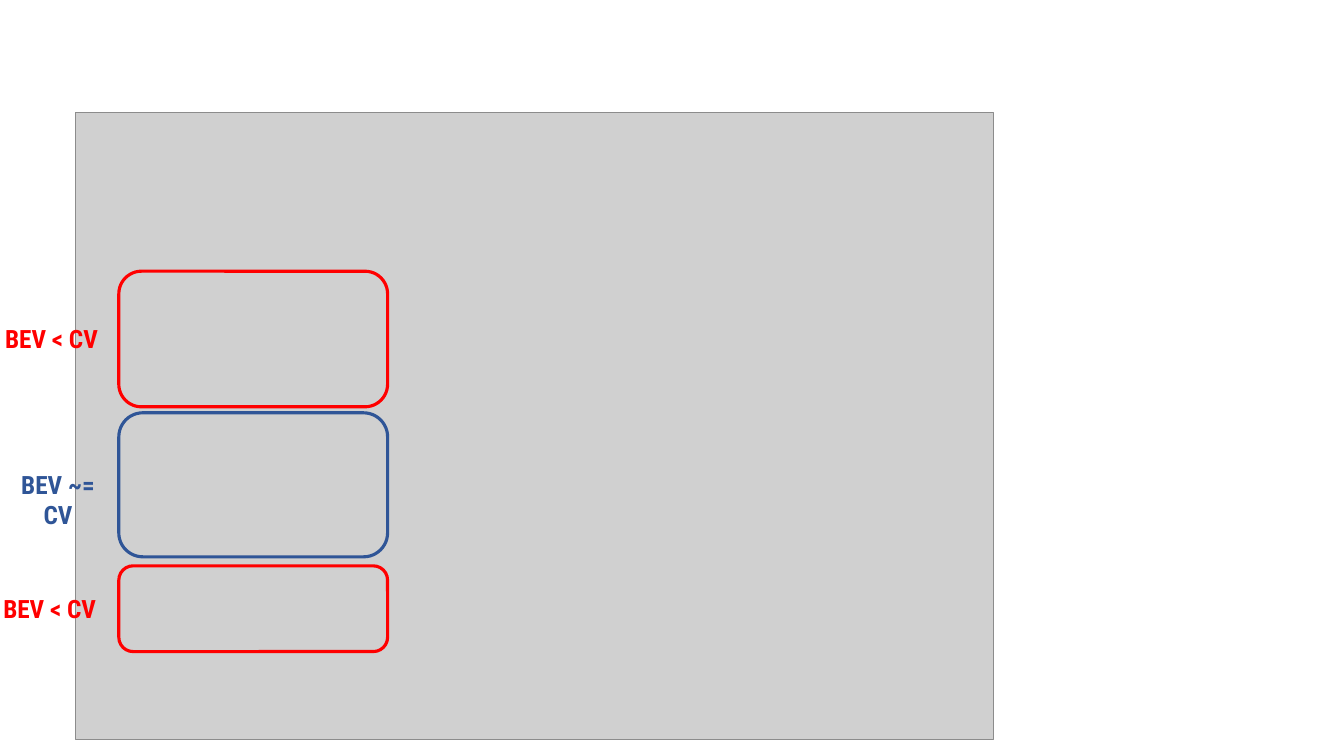
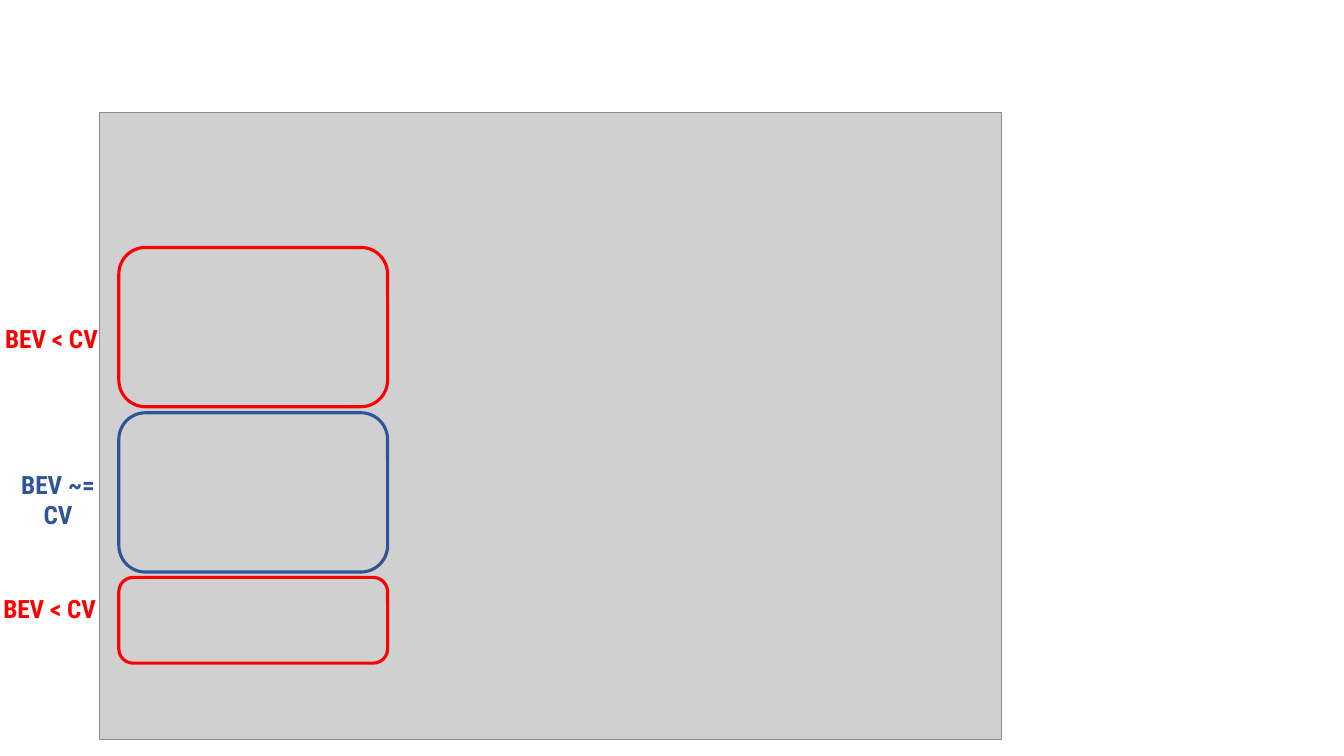
Before and after one commit to jhelvy/slides, a slide deck: slide 2 of 2023-isa-conf/images/figs.pptx. Drawn at 1344x756 pixels with LibreOffice and Linux fonts; fonts in the diff are those of the drawing; grey boxes stand for pictures. Boxes give left, top, right and bottom in pixels: in the first picture for what was removed or moved away, otherwise in the second. Text is boxed around its words. In the diff, an @@ line names an element or a change of style, - is before the commit and + after.

```diff
--- a/2023-isa-conf/images/figs.pptx
+++ b/2023-isa-conf/images/figs.pptx
@@ picture: place and size @@
-picture at [76, 112, 993, 739]
+picture at [100, 112, 1002, 739]
@@ rounded rectangle: place and size @@
-rounded rectangle at [119, 271, 388, 407]
+rounded rectangle at [119, 248, 388, 407]
@@ rounded rectangle: place and size @@
-rounded rectangle at [119, 413, 388, 558]
+rounded rectangle at [119, 413, 388, 573]
@@ rounded rectangle: place and size @@
-rounded rectangle at [119, 566, 388, 651]
+rounded rectangle at [119, 578, 388, 663]
```
Also in this commit, not shown: 1 other slide changed, 1 slide added, 1 slide removed, 14 other files.
